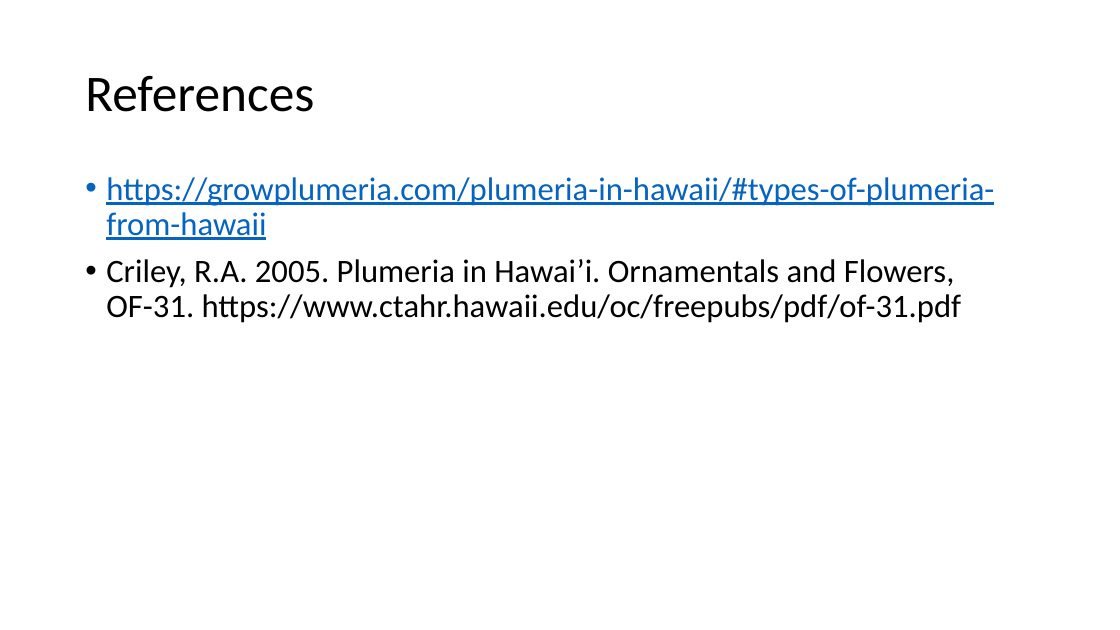
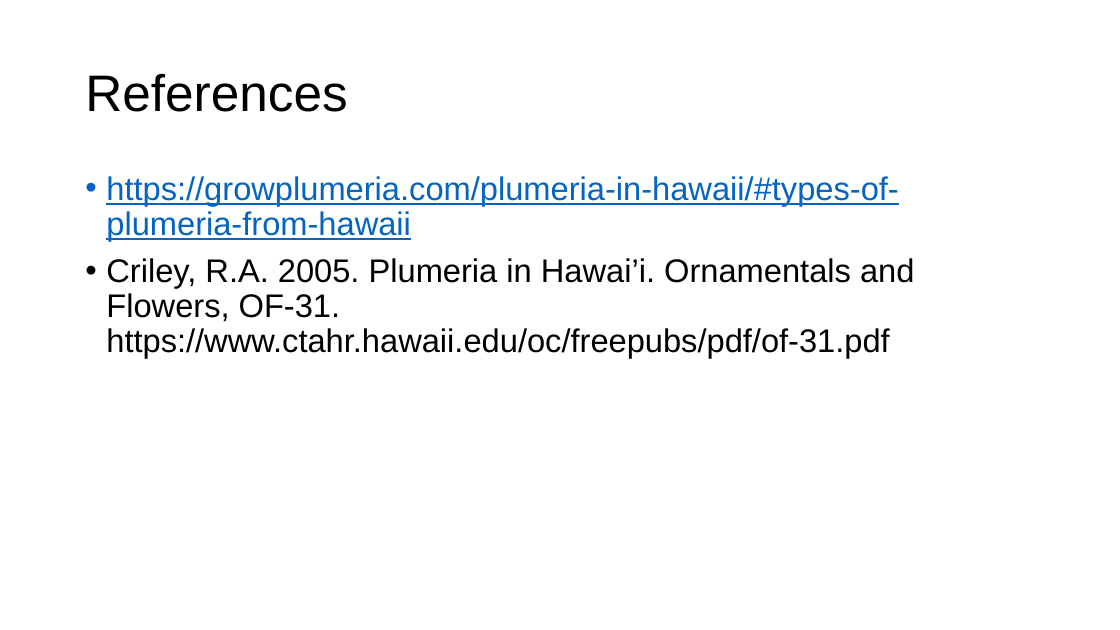
Before and after one commit to pdimens/AFSworkshop2024, a slide deck: slide 7 of Day2/Project/AFSWorkshop.plumeria.pptx. Drawn at 1120x630 pixels with LibreOffice and Linux fonts; fonts in the diff are those of the drawing; background and template pictures are left out. Boxes give left, top, right and bottom in pixels: in the first picture for what was removed or moved away, otherwise in the second. Text is boxed around its words. In the diff, an @@ line names an element or a change of style, - is before the commit and + after.

```diff
--- a/Day2/Project/AFSWorkshop.plumeria.pptx
+++ b/Day2/Project/AFSWorkshop.plumeria.pptx
@@ title "References" at box(85, 74, 347, 112): font Calibri to Arial @@
@@ text "https://growplumeria.com/plumeria-in-hawaii/#types-of-plumer ..." at box(106, 176, 914, 358): font Calibri to Arial @@
```
Also in this commit, not shown: 4 other slides changed.
